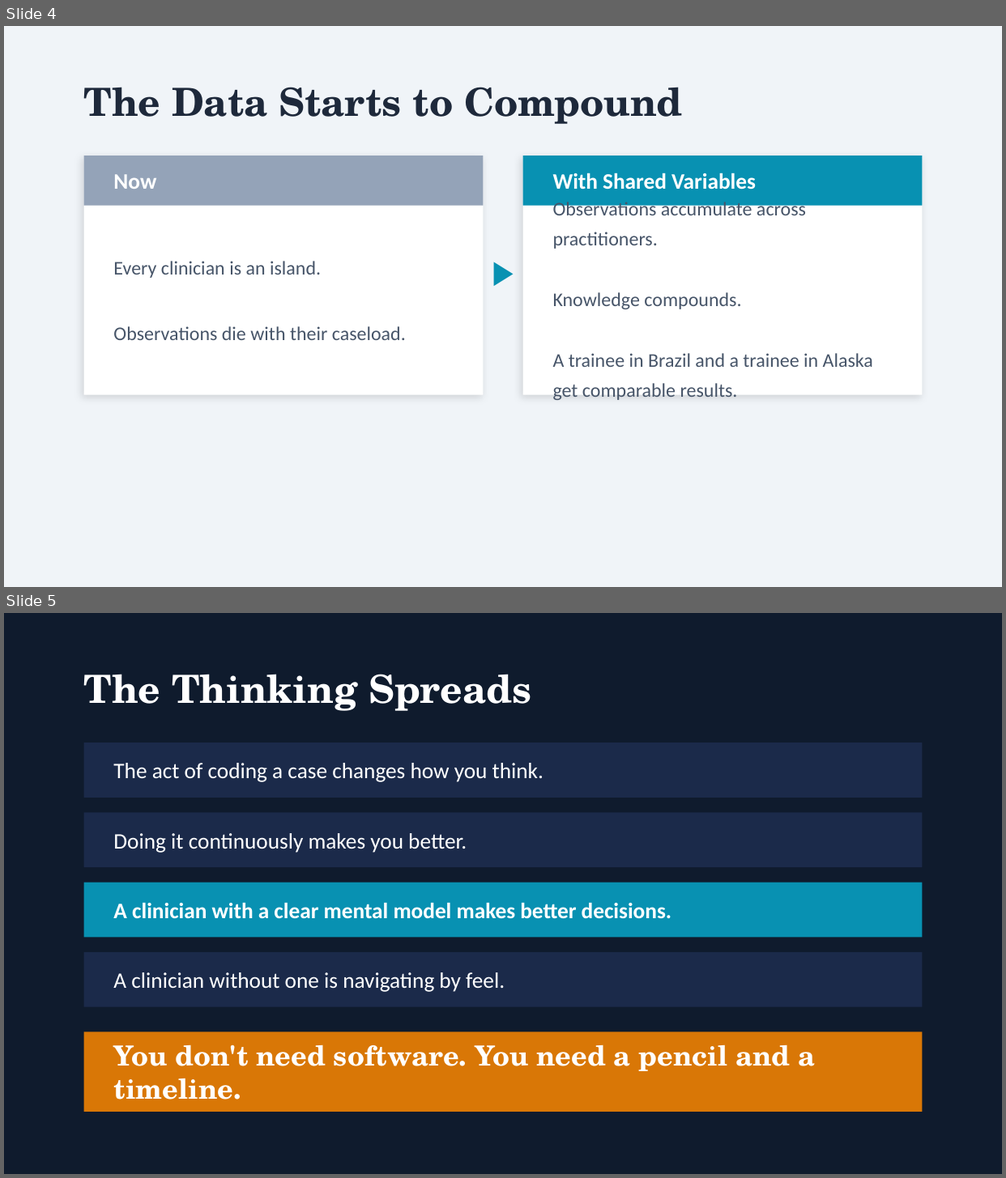
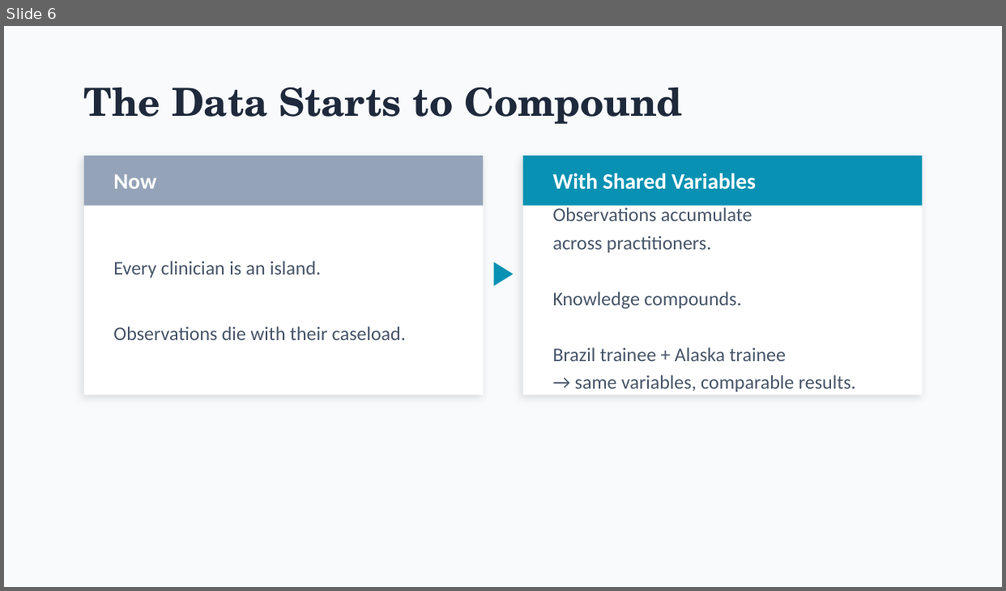
Before and after one commit to patrickkidd/ffrn-2026, a slide deck: 5-DATA_FUTURE_NEXT_GEN/5-Data-Future-Next-Gen.pptx. Shown one above the other, each under a label of ours: slides 4 and 5 before the commit, slide 6 after it. The pictures are 1006x1178 and 1006x591 pixels, drawn with LibreOffice and Linux fonts; fonts in the diff are those of the drawing. Boxes give left, top, right and bottom in pixels: in the first picture for what was removed or moved away, otherwise in the second. Text is boxed around its words. In the diff, an @@ line names an element or a change of style, - is before the commit and + after.

```diff
--- a/5-DATA_FUTURE_NEXT_GEN/5-Data-Future-Next-Gen.pptx
+++ b/5-DATA_FUTURE_NEXT_GEN/5-Data-Future-Next-Gen.pptx
@@ slide 5 removed at (x1=4, y1=613, x2=1002, y2=1174), background #0F1B2D @@
@@ text removed at (x1=84, y1=674, x2=531, y2=711) @@
-The Thinking Spreads
@@ rectangle removed at (x1=84, y1=743, x2=922, y2=798) @@
@@ text removed at (x1=113, y1=763, x2=543, y2=782) @@
-The act of coding a case changes how you think.
@@ rectangle removed at (x1=84, y1=812, x2=922, y2=867) @@
@@ text removed at (x1=113, y1=833, x2=467, y2=853) @@
-Doing it continuously makes you better.
@@ rectangle removed at (x1=84, y1=883, x2=922, y2=937) @@
@@ text removed at (x1=113, y1=902, x2=672, y2=919) @@
-A clinician with a clear mental model makes better decisions.
@@ rectangle removed at (x1=84, y1=952, x2=922, y2=1007) @@
@@ text removed at (x1=113, y1=973, x2=505, y2=992) @@
-A clinician without one is navigating by feel.
@@ rectangle removed at (x1=84, y1=1032, x2=922, y2=1112) @@
@@ text removed at (x1=113, y1=1045, x2=815, y2=1100) @@
-You don't need software. You need a pencil and a timeline.
@@ what was slide 4 is now slide 6 @@
@@ slide 6 changed as well @@
@@ background #F0F4F8 to #F8FAFC @@
@@ text at (x1=553, y1=205, x2=752, y2=253): text changed @@
-Observations accumulate across practitioners.
+Observations accumulate
+across practitioners.
@@ text at (x1=553, y1=348, x2=856, y2=392): text changed @@
-A trainee in Brazil and a trainee in Alaska get comparable results.
+Brazil trainee + Alaska trainee
+→ same variables, comparable results.
```
Also in this commit, not shown: 3 other slides changed, 8 slides added, 4 other slides removed, 4 other files.
